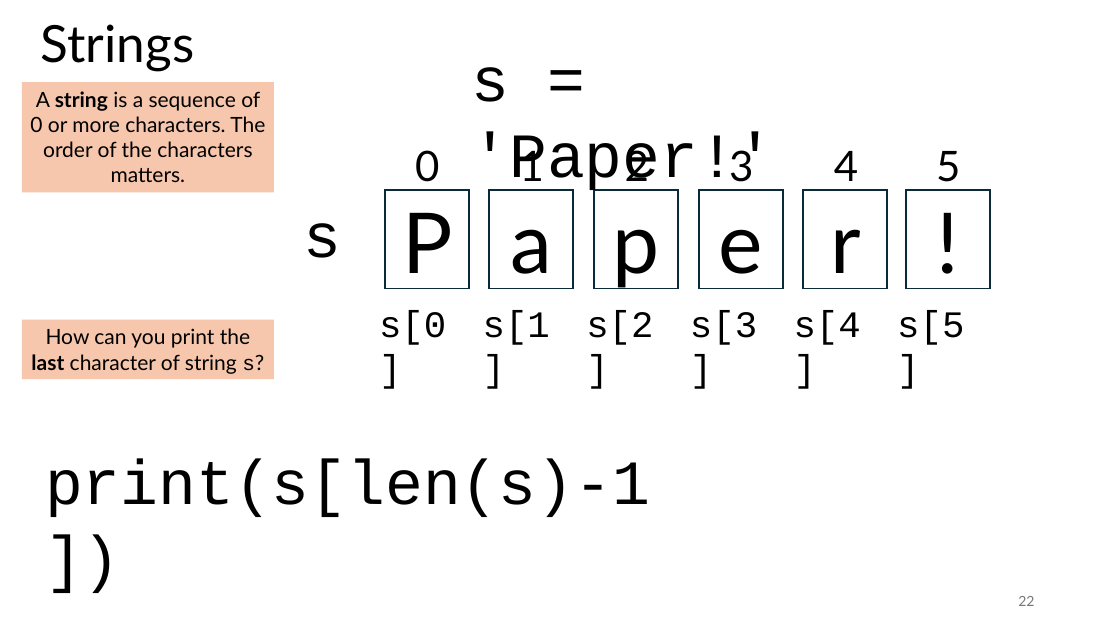
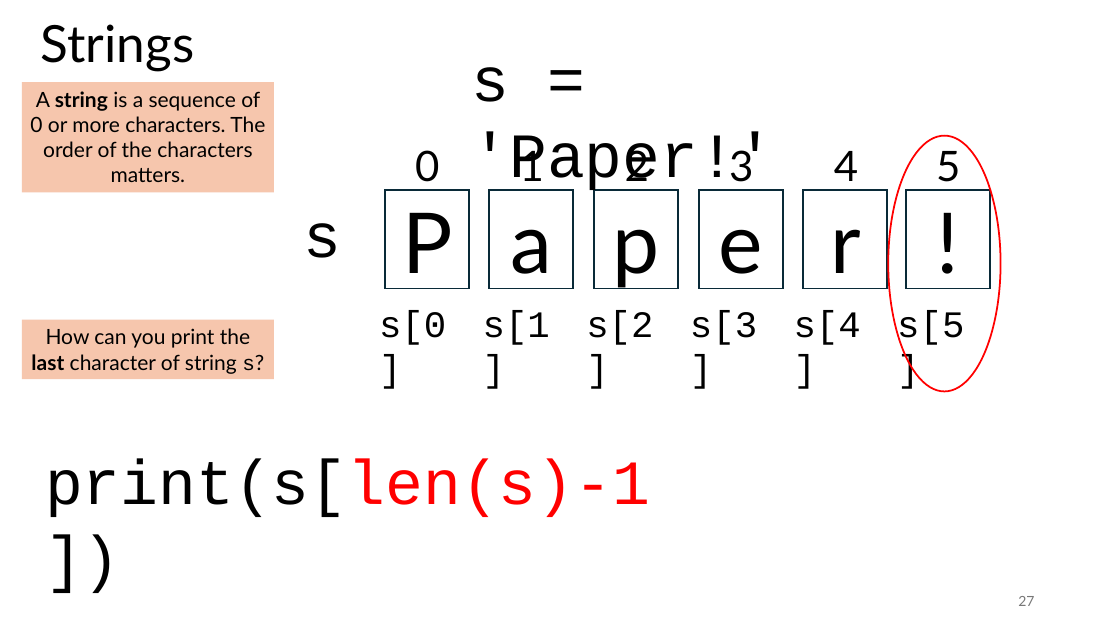
Before and after one commit to tjd1234/cmpt120spring2026, a slide deck: slide 27 of lecture_notes/chapter8/chapter8.pptx (slide 22 before the commit). Drawn at 1120x630 pixels with LibreOffice and Linux fonts; fonts in the diff are those of the drawing. Boxes give left, top, right and bottom in pixels: in the first picture for what was removed or moved away, otherwise in the second. Text is boxed around its words. In the diff, an @@ line names an element or a change of style, - is before the commit and + after.

```diff
--- a/lecture_notes/chapter8/chapter8.pptx
+++ b/lecture_notes/chapter8/chapter8.pptx
@@ ellipse added at [888,135,1001,392], outline #FF0000 1.5 pt @@
@@ text "print(s[len(s)-1])" at [45,459,650,517]: text colour #000000 to #FF0000 in "print(s[len(s)-1])" @@
@@ page number at [1018,596,1034,606]: text changed @@
-22
+27
```
Also in this commit, not shown: 9 other slides changed, 5 slides added, 4 other files.
